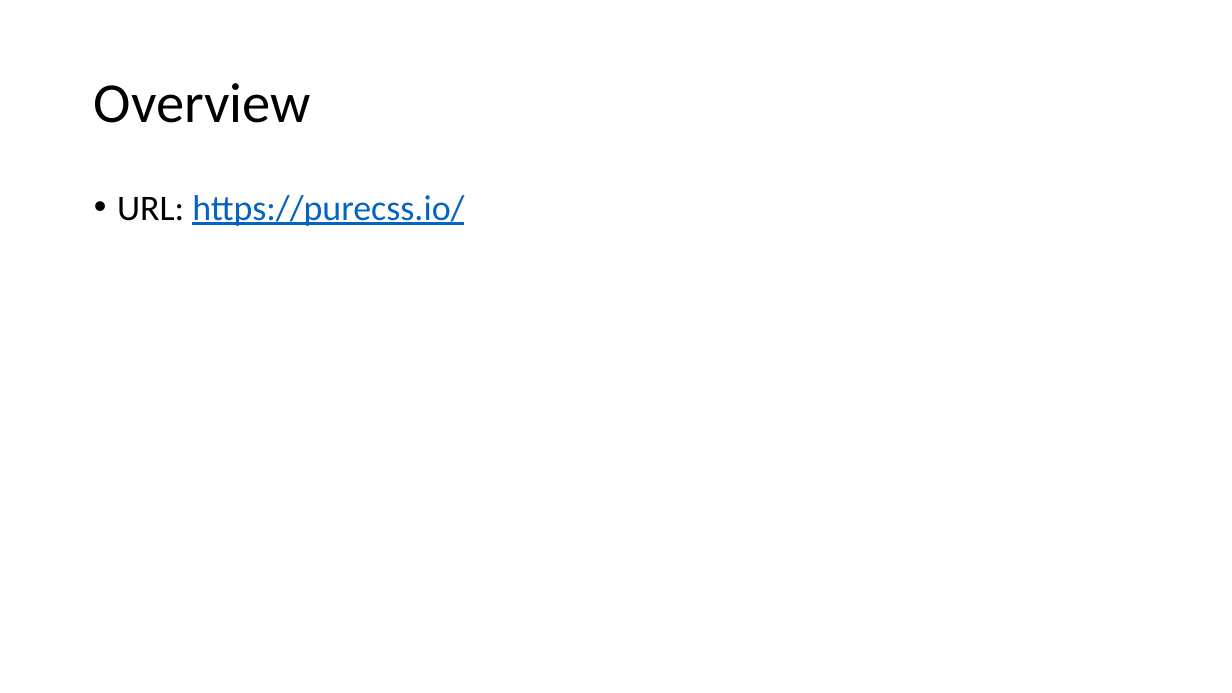
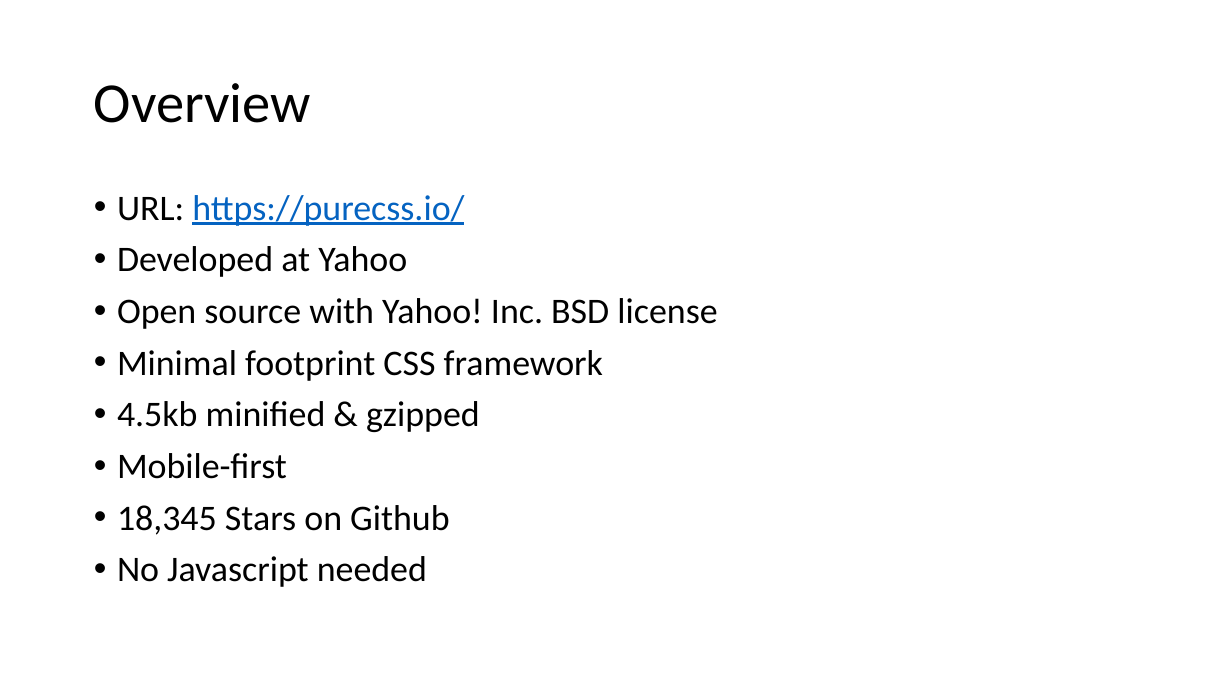
Before and after one commit to jeremyryan/swe_632_tech_talk, a slide deck: slide 2 of SWE_632_Tech_Talk.pptx. Drawn at 1232x693 pixels with LibreOffice and Linux fonts; fonts in the diff are those of the drawing. Boxes give left, top, right and bottom in pixels: in the first picture for what was removed or moved away, otherwise in the second. Text is boxed around its words. In the diff, an @@ line names an element or a change of style, - is before the commit and + after.

```diff
--- a/SWE_632_Tech_Talk.pptx
+++ b/SWE_632_Tech_Talk.pptx
@@ text at box(117, 246, 717, 587): paragraphs added @@
+• Developed at Yahoo
+• Open source with Yahoo! Inc. BSD license
+• Minimal footprint CSS framework
+• 4.5kb minified & gzipped
+• Mobile-first
+• 18,345 Stars on Github
+• No Javascript needed
```
Also in this commit, not shown: 3 other slides changed, 6 slides added, 6 slides removed.
